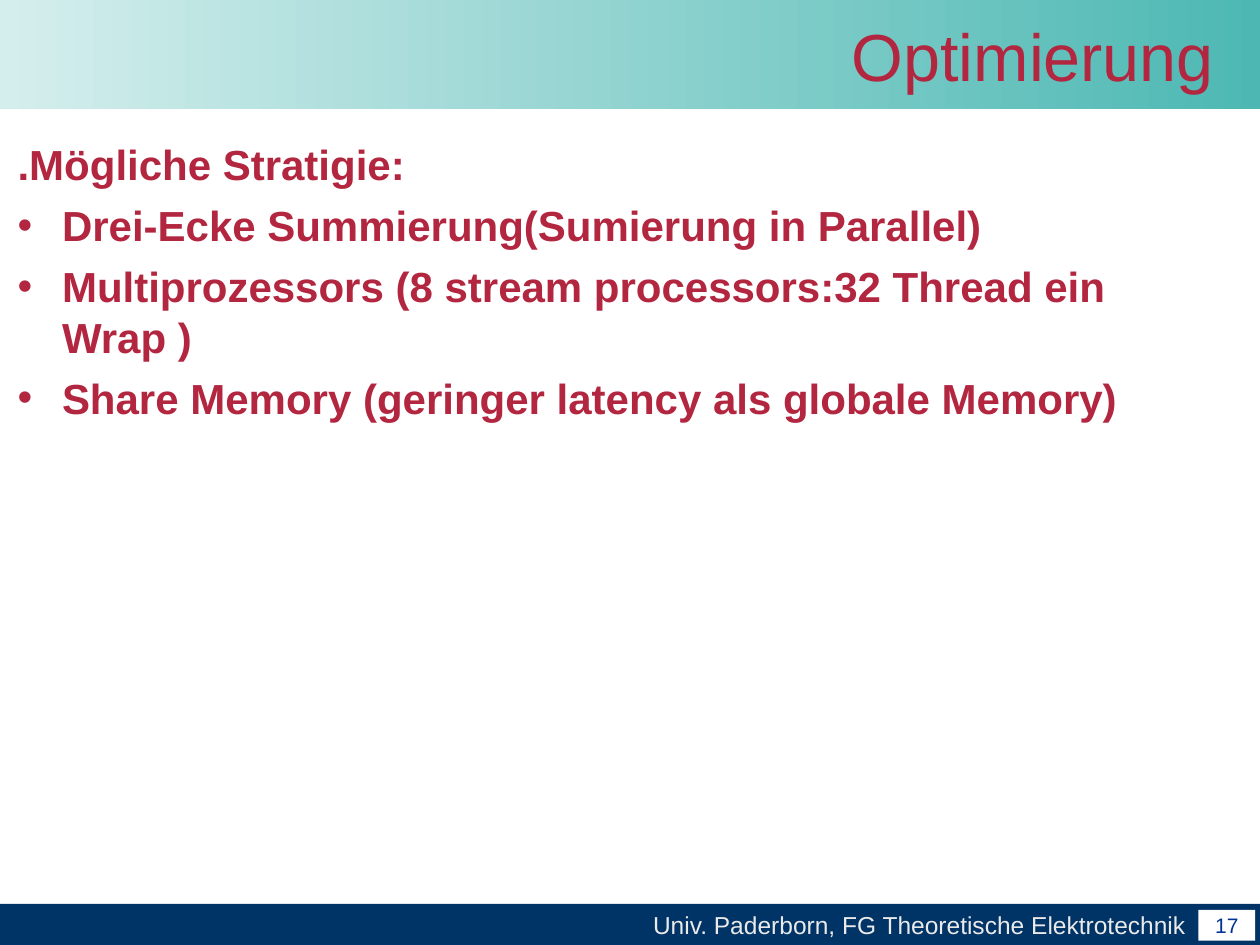
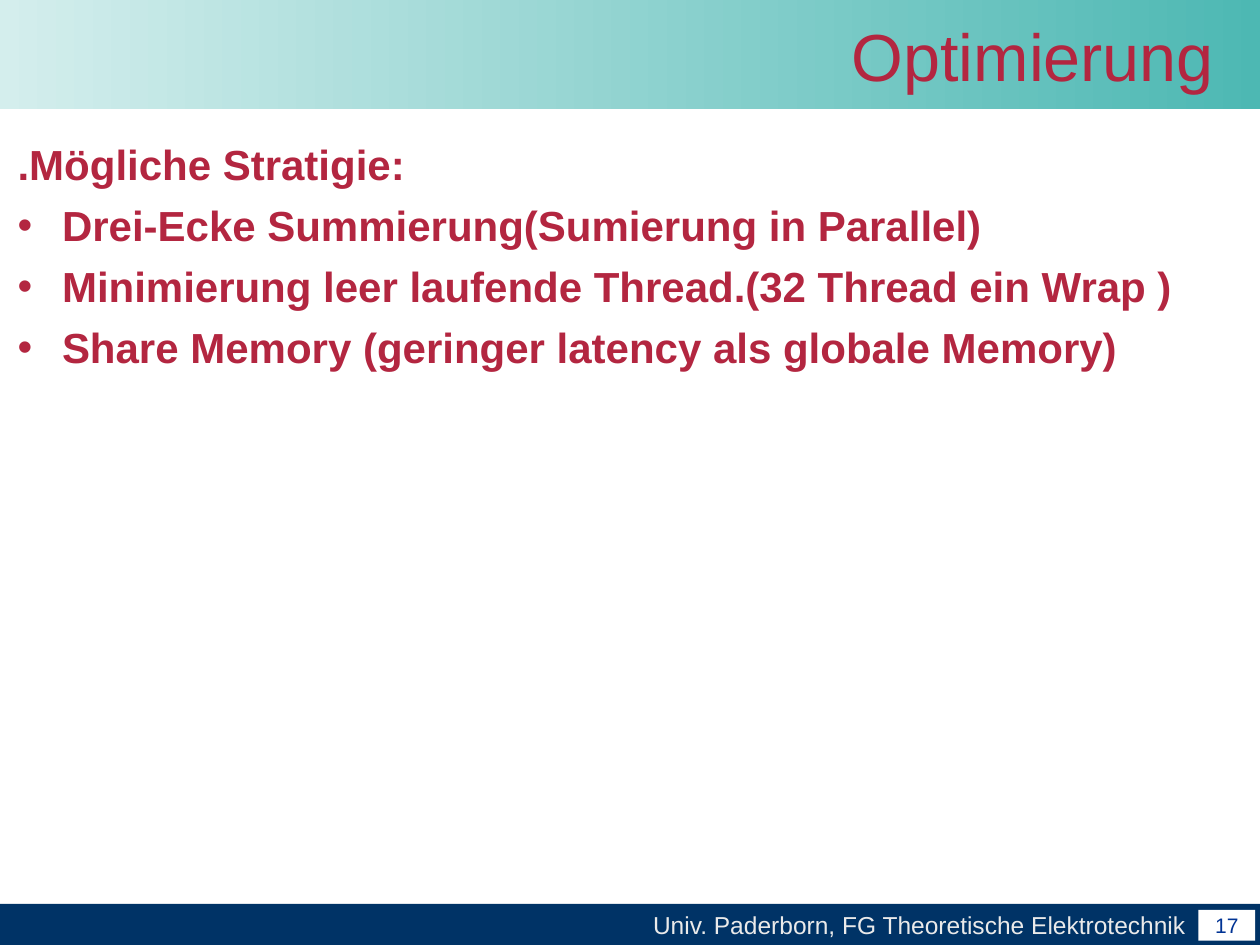
Before and after one commit to unconditional/projektarbeitcuda, a slide deck: slide 17 of Vortrag/Abschlussvortrag der Projektarbeit CUDA(xby).ppt. Drawn at 1260x945 pixels with LibreOffice and Linux fonts; fonts in the diff are those of the drawing; background and template pictures are left out. Boxes give left, top, right and bottom in pixels: in the first picture for what was removed or moved away, otherwise in the second. Text is boxed around its words. In the diff, an @@ line names an element or a change of style, - is before the commit and + after.

```diff
--- a/Vortrag/Abschlussvortrag der Projektarbeit CUDA(xby).ppt
+++ b/Vortrag/Abschlussvortrag der Projektarbeit CUDA(xby).ppt
@@ text at (x1=62, y1=271, x2=1146, y2=311): text changed @@
-• Multiprozessors (8 stream processors:32 Thread ein Wrap )
+• Minimierung leer laufende Thread.(32 Thread ein Wrap )
```
Also in this commit, not shown: 2 other slides changed.
